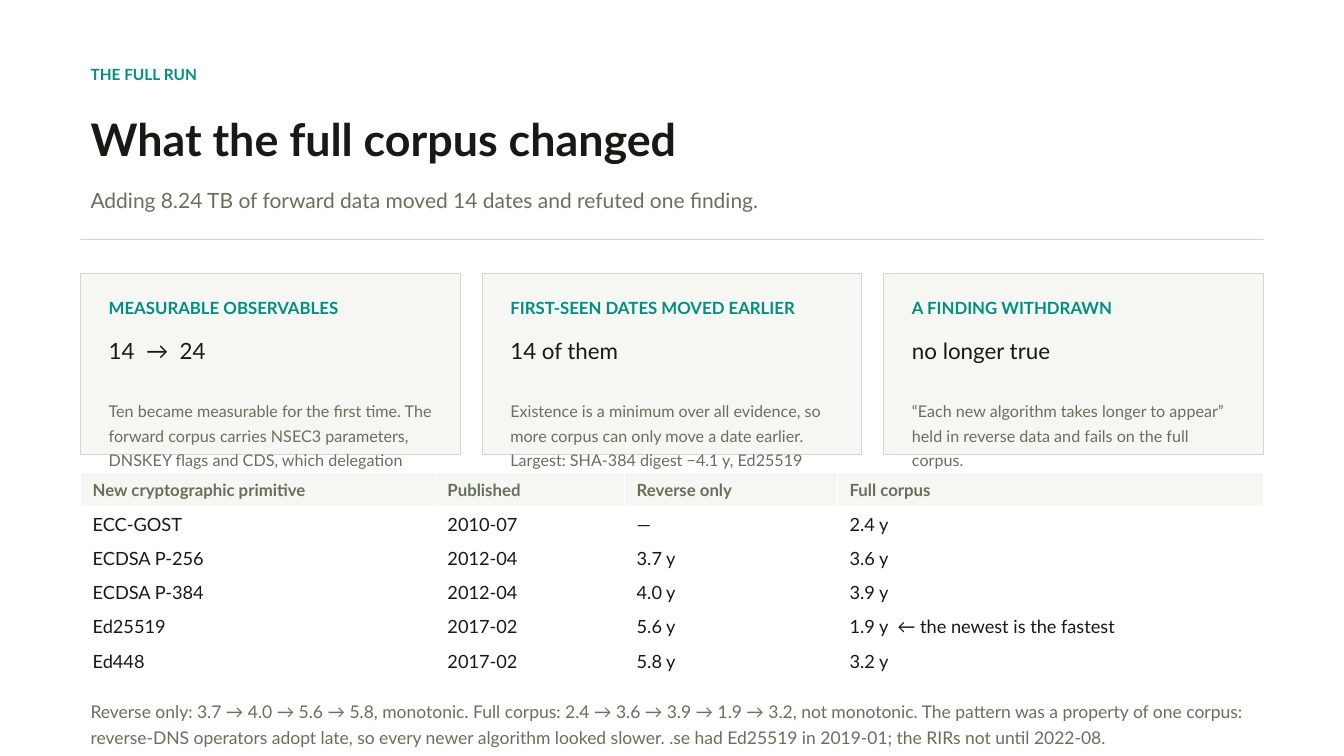
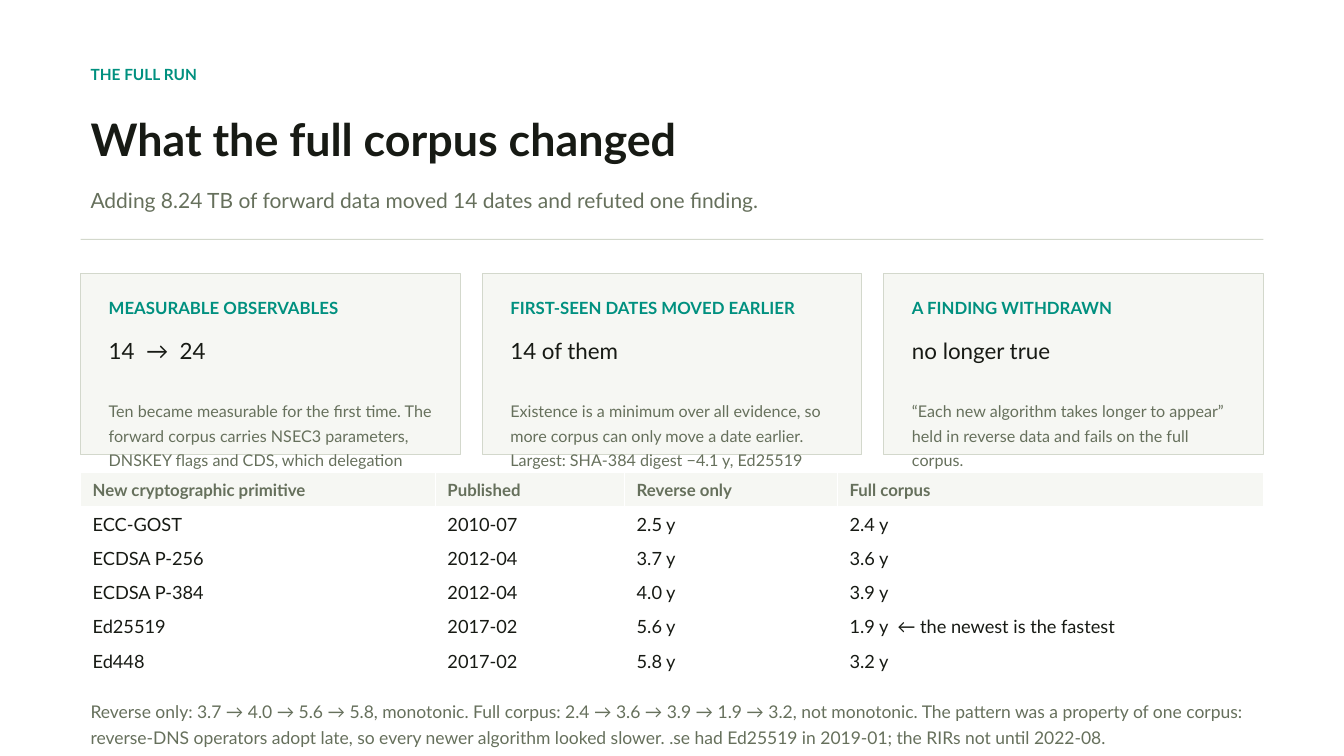
Before and after one commit to j776w781/rfc_adoption, a slide deck: slide 9 of out/analysis/dnssec_framework.pptx. Drawn at 1344x756 pixels with LibreOffice and Linux fonts; fonts in the diff are those of the drawing. Boxes give left, top, right and bottom in pixels: in the first picture for what was removed or moved away, otherwise in the second. Text is boxed around its words. In the diff, an @@ line names an element or a change of style, - is before the commit and + after.

```diff
--- a/out/analysis/dnssec_framework.pptx
+++ b/out/analysis/dnssec_framework.pptx
@@ table at box(81, 473, 1263, 679) @@
-row 2, column 3: —
+row 2, column 3: 2.5 y
```
Also in this commit, not shown: 6 other slides changed, 2 other files.
